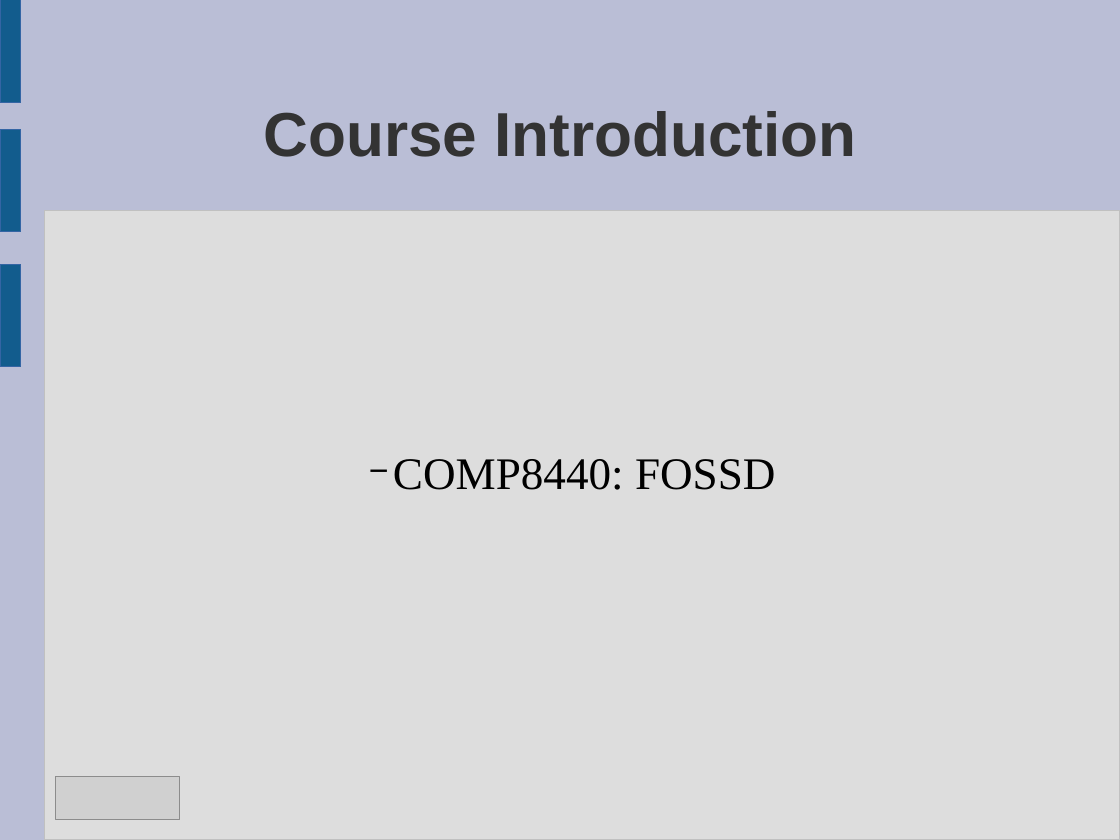
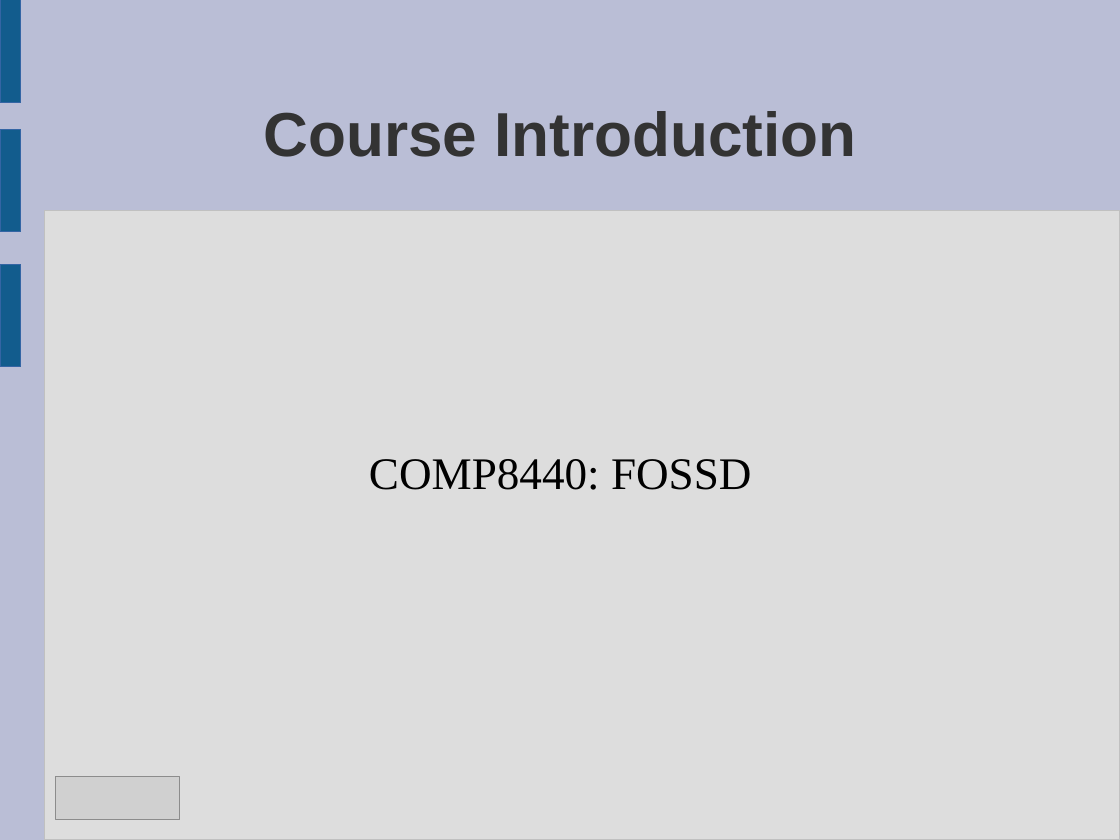
Before and after one commit to laurencesmart/comp8440, a slide deck: slide 1 of lectures/course_introduction.odp. Drawn at 1120x840 pixels with LibreOffice and Linux fonts; fonts in the diff are those of the drawing; grey boxes stand for pictures. Boxes give left, top, right and bottom in pixels: in the first picture for what was removed or moved away, otherwise in the second. Text is boxed around its words. In the diff, an @@ line names an element or a change of style, - is before the commit and + after.

```diff
--- a/lectures/course_introduction.odp
+++ b/lectures/course_introduction.odp
@@ subtitle "COMP8440: FOSSD" at box(369, 459, 752, 490): bullet − to none; list level 2 to 1 in "COMP8440: FOSSD" @@
```
Also in this commit, not shown: 7 other slides changed, 2 slides added, 1 other file.
